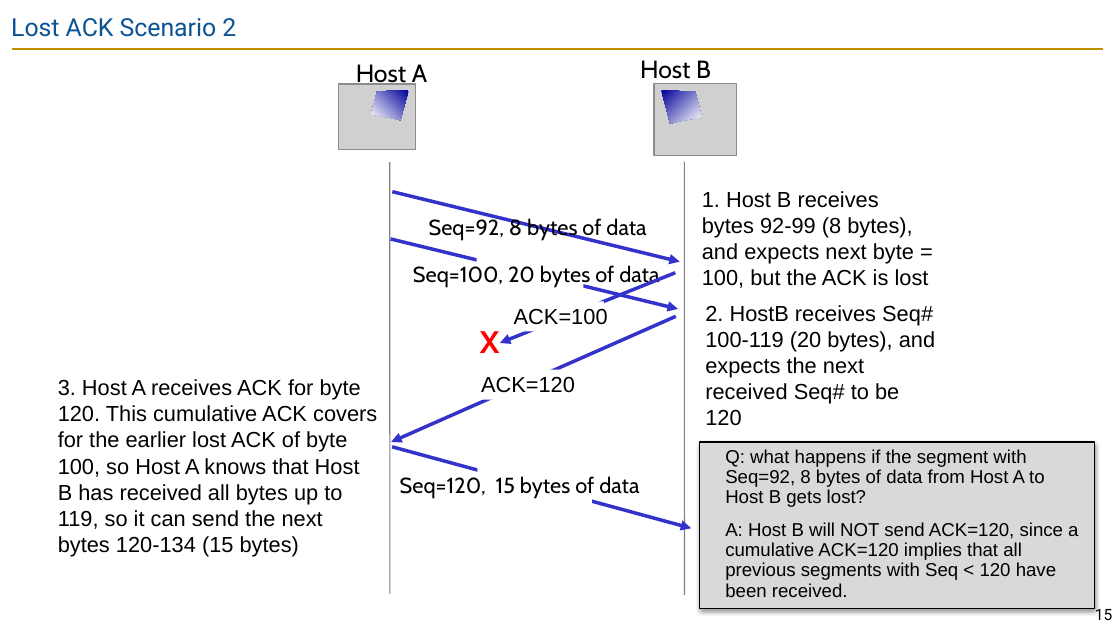
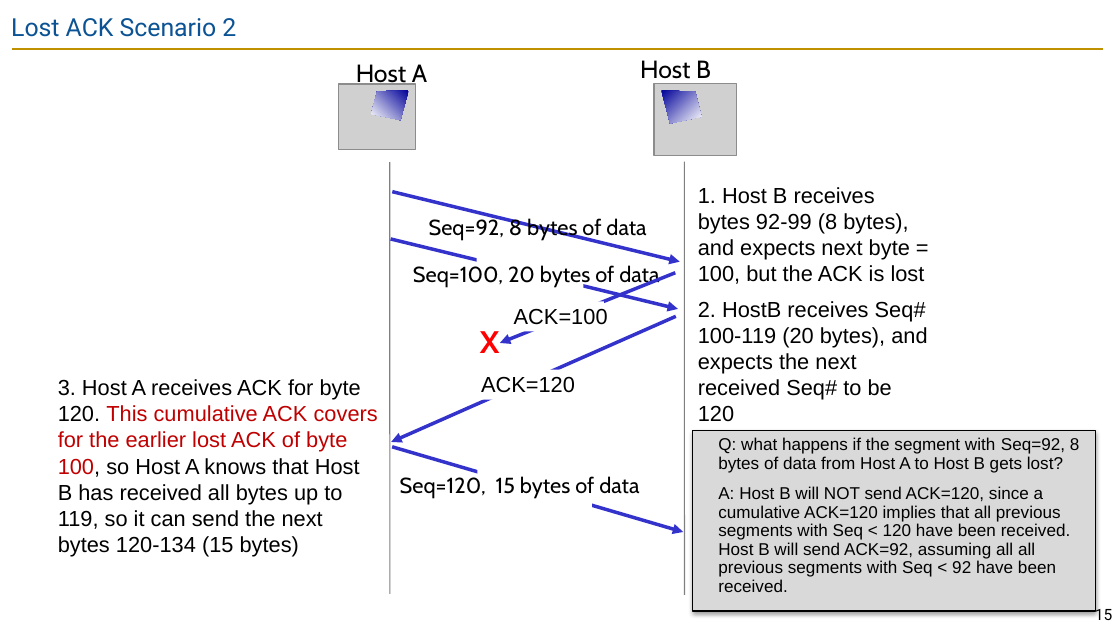
Before and after one commit to guhofstra/CSC175Sp26, a slide deck: slide 15 of PPTs/Lecture 11 - TCP Implementation.pptx. Drawn at 1120x630 pixels with LibreOffice and Linux fonts; fonts in the diff are those of the drawing; grey boxes stand for pictures. Boxes give left, top, right and bottom in pixels: in the first picture for what was removed or moved away, otherwise in the second. Text is boxed around its words. In the diff, an @@ line names an element or a change of style, - is before the commit and + after.

```diff
--- a/PPTs/Lecture 11 - TCP Implementation.pptx
+++ b/PPTs/Lecture 11 - TCP Implementation.pptx
@@ text "1. Host B receives bytes ...": place and size @@
-text "1. Host B receives bytes ..." at box(702, 191, 929, 288)
+text "1. Host B receives bytes ..." at box(698, 187, 925, 284)
@@ text "2. HostB receives Seq# 100-119 ...": place and size @@
-text "2. HostB receives Seq# 100-119 ..." at box(705, 305, 935, 426)
+text "2. HostB receives Seq# 100-119 ..." at box(698, 301, 927, 422)
@@ text "3. Host A receives ACK ..." at box(58, 379, 378, 557): text colour #000000 to #C00000 in "This cumulative ACK covers for the earlier ..." @@
@@ arrow moved from (392, 447) - (691, 529) to (392, 447) - (683, 532) @@
@@ rectangle "Q: what happens if the ...": place and size @@
-rectangle "Q: what happens if the ..." at box(700, 442, 1095, 609)
+rectangle "Q: what happens if the ..." at box(693, 430, 1095, 612)
@@ text in rectangle at box(718, 437, 1080, 473): size 12 to 11 pt in "Q: what happens if the segment with ..." @@
@@ text in rectangle at box(718, 486, 1071, 592): text changed; size 12 to 11 pt @@
-A: Host B will NOT send ACK=120, since a cumulative ACK=120 implies that all previous segments with Seq < 120 have been received.
+A: Host B will NOT send ACK=120, since a cumulative ACK=120 implies that all previous segments with Seq < 120 have been received. Host B will send ACK=92, assuming all all previous segments with Seq < 92 have been received.
```
Also in this commit, not shown: 1 other slide changed, 14 other files.
